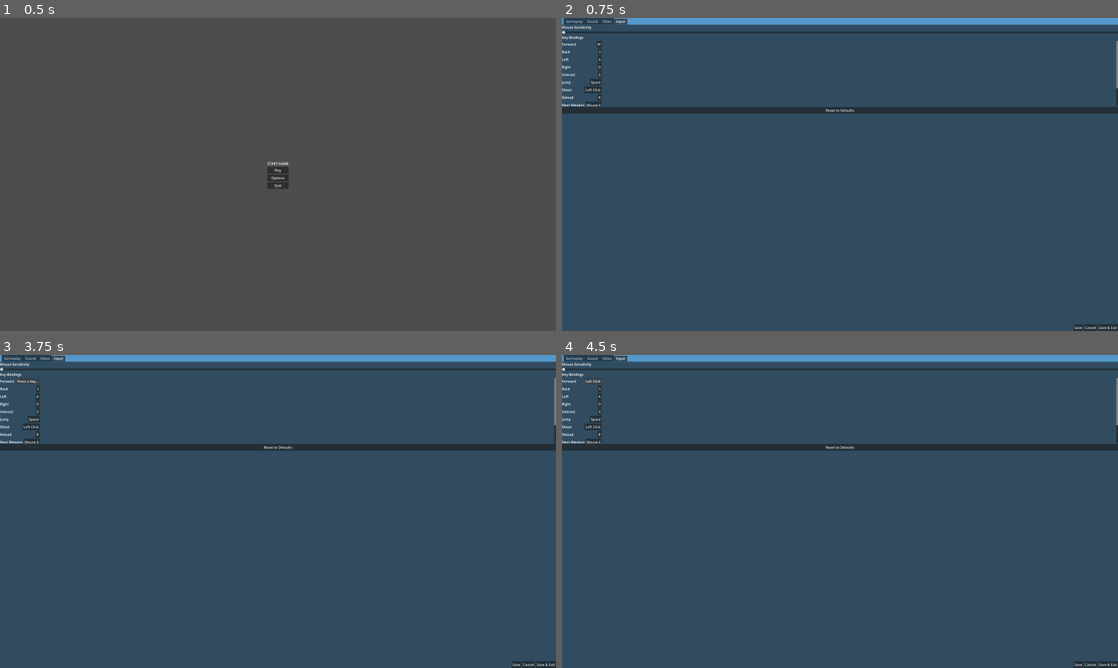
Above: before the commit, frames 1-4 (two rows, left to right).
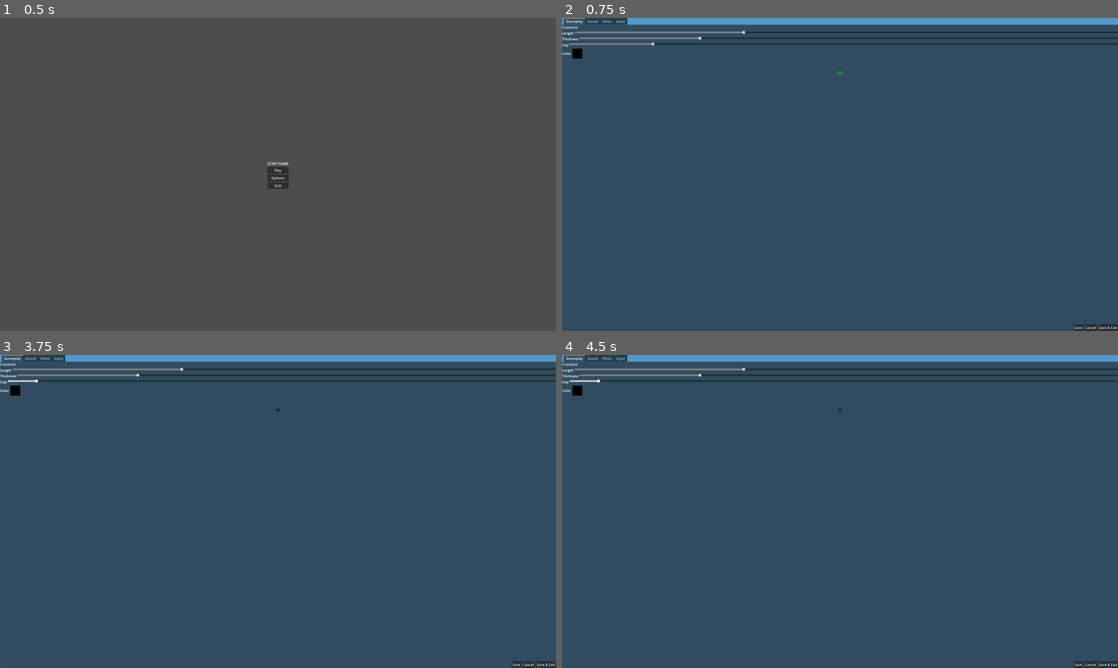
Above: after the commit, the same moments.

Repository: jarodarte/project-simba
Game: Godot game, scene res://game_start.tscn
Two runs of this game, one before a commit and one after it. Both use one fixed random seed, a clock stepped at 60 frames per second and the inputs below. Sound files missing from this copy of the repository are replaced by a short silence.
Inputs (mouse positions are in pixels of both pictures, inside the frame that each line leads up to):
- Up to frame 1 (0.5 s): no input
- Up to frame 2 (0.75 s): click "Options" at 0.5 s
- Up to frame 3 (3.75 s): click "Save" at 1.25 s; click "Play" at 2 s; click "Play" at 2.75 s; click (38, 380) at 3.5 s, where only the run before the commit has a clickable "W"
- Up to frame 4 (4.5 s): click (589, 380) at 4.25 s, where only the run before the commit has a clickable "Press a key..."

Frame 1 is identical in both runs. In frame 2, 4.0% of the frame differs, in the area x 0-100%, y 0-31%; in frame 3, 3.9%; in frame 4, 3.9%.

Commit message:
crosshair configurator
implemented a crosshair configurator with preview

Diff:
--- /dev/null
+++ b/crosshair_preview.gd
@@ -0,0 +1,25 @@
+extends Control
+
+var length: float = 10.0
+var thickness: float = 3.0
+var gap: float = 3.0
+var color: Color = Color.GREEN
+
+func _draw() -> void:
+	var center = size / 2.0
+
+	# Right
+	draw_rect(Rect2(center.x + gap, center.y - thickness / 2.0, length, thickness), color)
+	# Left
+	draw_rect(Rect2(center.x - gap - length, center.y - thickness / 2.0, length, thickness), color)
+	# Up
+	draw_rect(Rect2(center.x - thickness / 2.0, center.y - gap - length, thickness, length), color)
+	# Down
+	draw_rect(Rect2(center.x - thickness / 2.0, center.y + gap, thickness, length), color)
+
+func update_preview(new_length: float, new_thickness: float, new_gap: float, new_color: Color) -> void:
+	length = new_length
+	thickness = new_thickness
+	gap = new_gap
+	color = new_color
+	queue_redraw()
--- a/hud.gd
+++ b/hud.gd
@@ -10,10 +10,10 @@
 @onready var settings_menu = $PauseMenu/SettingsMenu
 @onready var wave_start_label = $Control/WaveStartLabel
 
-var crosshair_length: float = 10
-var crosshair_thickness: float = 3
-var crosshair_gap: float = 3
-var crosshair_color: Color = Color.GREEN
+var crosshair_length: float = SettingsManager.crosshair_length
+var crosshair_thickness: float = SettingsManager.crosshair_thickness
+var crosshair_gap: float = SettingsManager.crosshair_gap
+var crosshair_color: Color = SettingsManager.crosshair_color
 var _tween: Tween
 
 func update_points(new_points: int):
@@ -62,6 +62,15 @@
 	down.color = crosshair_color
 	crosshair.add_child(down)
 
+func rebuild_crosshair(length: float, thickness: float, gap: float, color: Color) -> void:
+	for item in crosshair.get_children():
+		item.queue_free()
+	crosshair_length = length
+	crosshair_thickness = thickness
+	crosshair_gap = gap
+	crosshair_color = color
+	build_crosshair()
+
 func toggle_pause():
 	get_tree().paused = !get_tree().paused
 	if get_tree().paused:
@@ -80,6 +89,7 @@
 	GameManager.health_changed.connect(update_health)
 	GameManager.wave_started.connect(_on_wave_started)
 	GameManager.weapon_ui_update.connect(update_weapon_ui)
+	settings_menu.crosshair_updated.connect(rebuild_crosshair)
 	update_points(GameManager.points)
 	update_health(GameManager.health)
 	_on_wave_started(GameManager.current_wave)
@@ -87,6 +97,7 @@
 
 func _on_options_button_pressed() -> void:
 	settings_menu.visible = true
+	settings_menu.load_crosshair_settings(crosshair_length, crosshair_thickness, crosshair_gap, crosshair_color)
 
 func _on_quit_button_pressed() -> void:
 	get_tree().quit()
--- a/settings_manager.gd
+++ b/settings_manager.gd
@@ -7,6 +7,10 @@
 var keybindings: Dictionary = {}
 var resolution: int = 1
 var resolutions = [Vector2i(1280, 720),Vector2i(1920, 1080), Vector2i(2560, 1440), Vector2i(3840, 2160)]
+var crosshair_length: float = 10.0
+var crosshair_thickness: float = 3.0
+var crosshair_gap: float = 3.0
+var crosshair_color: Color = Color.GREEN
 
 func _ready() -> void:
 	load_settings()
@@ -17,6 +21,10 @@
 	config.set_value("sound","sound_volume", sound_volume)
 	config.set_value("controls","keybinds", keybindings)
 	config.set_value("video","resolution", resolution)
+	config.set_value("crosshair", "length", crosshair_length)
+	config.set_value("crosshair", "thickness", crosshair_thickness)
+	config.set_value("crosshair", "gap", crosshair_gap)
+	config.set_value("crosshair", "color", crosshair_color)
 	config.save(SAVE_PATH)
 	_apply_settings()
 
@@ -28,6 +36,10 @@
 	sound_volume = config.get_value("sound","sound_volume", 0.5)
 	keybindings = config.get_value("controls","keybinds", {})
 	resolution = config.get_value("video","resolution", 1)
+	crosshair_length = config.get_value("crosshair", "length", 10.0)
+	crosshair_thickness = config.get_value("crosshair", "thickness", 3.0)
+	crosshair_gap = config.get_value("crosshair", "gap", 3.0)
+	crosshair_color = config.get_value("crosshair", "color", Color.GREEN)
 	_apply_settings()
 
 func _apply_settings() ->void:
--- a/settings_menu.gd
+++ b/settings_menu.gd
@@ -10,8 +10,22 @@
 @onready var save_button = $HBoxContainer/Save
 @onready var cancel_button = $HBoxContainer/Cancel
 @onready var save_exit_button = $HBoxContainer/SaveExit
+@onready var length_slider = $TabContainer/Gameplay/HBoxContainer/LengthSlider
+@onready var thickness_slider = $TabContainer/Gameplay/HBoxContainer2/ThicknessSlider
+@onready var gap_slider = $TabContainer/Gameplay/HBoxContainer3/GapSlider
+@onready var color_picker = $TabContainer/Gameplay/HBoxContainer4/ColorPicker
+@onready var crosshair_preview = $TabContainer/Gameplay/CrosshairPreview
+
+signal crosshair_updated(length: float, thickness: float, gap: float, color: Color)
 
 var listening_for: String = ""
+
+func load_crosshair_settings(length: float, thickness: float, gap: float, color: Color) -> void:
+	length_slider.value = length
+	thickness_slider.value = thickness
+	gap_slider.value = gap
+	color_picker.color = color
+	crosshair_preview.update_preview(length, thickness, gap, color)
 
 func _ready() -> void:
 	option_button.add_item("720p", 0)
@@ -21,22 +35,28 @@
 	sens_slider.value = SettingsManager.mouse_sensitivity
 	volume_slider.value = SettingsManager.sound_volume
 	option_button.selected = SettingsManager.resolution
+	length_slider.value_changed.connect(_on_preview_control_changed)
+	thickness_slider.value_changed.connect(_on_preview_control_changed)
+	gap_slider.value_changed.connect(_on_preview_control_changed)
+	color_picker.color_changed.connect(_on_preview_control_changed)
 	_build_action_list()
 
 func _on_save_pressed() -> void:
 	SettingsManager.mouse_sensitivity = sens_slider.value
 	SettingsManager.sound_volume = volume_slider.value
 	SettingsManager.resolution = option_button.selected
+	SettingsManager.crosshair_color = color_picker.color
+	SettingsManager.crosshair_length = length_slider.value
+	SettingsManager.crosshair_thickness = thickness_slider.value
+	SettingsManager.crosshair_gap = gap_slider.value
+	emit_signal("crosshair_updated", length_slider.value, thickness_slider.value, gap_slider.value, color_picker.color)
 	SettingsManager.save_settings()
 
 func _on_cancel_pressed() -> void:
 	visible = false
 
 func _on_save_exit_pressed() -> void:
-	SettingsManager.mouse_sensitivity = sens_slider.value
-	SettingsManager.sound_volume = volume_slider.value
-	SettingsManager.resolution = option_button.selected
-	SettingsManager.save_settings()
+	_on_save_pressed()
 	visible = false
 
 func _build_action_list() -> void:
@@ -110,3 +130,6 @@
 	listening_for = ""
 	_build_action_list()
 	get_viewport().set_input_as_handled()
+
+func _on_preview_control_changed(_value) -> void:
+	crosshair_preview.update_preview(length_slider.value, thickness_slider.value, gap_slider.value, color_picker.color)
--- a/settings_menu.tscn
+++ b/settings_menu.tscn
@@ -1,6 +1,7 @@
 [gd_scene format=3 uid="uid://bfporapnlqw7f"]
 
 [ext_resource type="Script" uid="uid://c2travk0sn8ds" path="res://settings_menu.gd" id="1_ufg0w"]
+[ext_resource type="Script" uid="uid://4f0jxsehmcj2" path="res://crosshair_preview.gd" id="2_0cmel"]
 
 [node name="SettingsMenu" type="Control" unique_id=1083175389]
 layout_mode = 3
@@ -27,16 +28,72 @@
 anchor_bottom = 1.0
 grow_horizontal = 2
 grow_vertical = 2
-current_tab = 3
+current_tab = 0
 
 [node name="Gameplay" type="VBoxContainer" parent="TabContainer" unique_id=381521575]
-visible = false
 layout_mode = 2
 metadata/_tab_index = 0
 
 [node name="Label" type="Label" parent="TabContainer/Gameplay" unique_id=1323502424]
 layout_mode = 2
-text = "Coming Soon..."
+text = "Crosshair"
+
+[node name="HBoxContainer" type="HBoxContainer" parent="TabContainer/Gameplay" unique_id=1470633024]
+layout_mode = 2
+
+[node name="Label" type="Label" parent="TabContainer/Gameplay/HBoxContainer" unique_id=1161657994]
+layout_mode = 2
+text = "Length"
+
+[node name="LengthSlider" type="HSlider" parent="TabContainer/Gameplay/HBoxContainer" unique_id=696729788]
+layout_mode = 2
+size_flags_horizontal = 3
+min_value = 1.0
+max_value = 30.0
+value = 10.0
+
+[node name="HBoxContainer2" type="HBoxContainer" parent="TabContainer/Gameplay" unique_id=407294809]
+layout_mode = 2
+
+[node name="Label" type="Label" parent="TabContainer/Gameplay/HBoxContainer2" unique_id=850736559]
+layout_mode = 2
+text = "Thickness"
+
+[node name="ThicknessSlider" type="HSlider" parent="TabContainer/Gameplay/HBoxContainer2" unique_id=1366293553]
+layout_mode = 2
+size_flags_horizontal = 3
+min_value = 1.0
+max_value = 10.0
+value = 3.0
+
+[node name="HBoxContainer3" type="HBoxContainer" parent="TabContainer/Gameplay" unique_id=1937246159]
+layout_mode = 2
+
+[node name="Label" type="Label" parent="TabContainer/Gameplay/HBoxContainer3" unique_id=438487904]
+layout_mode = 2
+text = "Gap"
+
+[node name="GapSlider" type="HSlider" parent="TabContainer/Gameplay/HBoxContainer3" unique_id=1142042818]
+layout_mode = 2
+size_flags_horizontal = 3
+max_value = 20.0
+value = 3.0
+
+[node name="HBoxContainer4" type="HBoxContainer" parent="TabContainer/Gameplay" unique_id=767118676]
+layout_mode = 2
+
+[node name="Label" type="Label" parent="TabContainer/Gameplay/HBoxContainer4" unique_id=1908842065]
+layout_mode = 2
+text = "Color"
+
+[node name="ColorPicker" type="ColorPickerButton" parent="TabContainer/Gameplay/HBoxContainer4" unique_id=744568790]
+custom_minimum_size = Vector2(50, 50)
+layout_mode = 2
+
+[node name="CrosshairPreview" type="Control" parent="TabContainer/Gameplay" unique_id=1329418714]
+custom_minimum_size = Vector2(0, 120)
+layout_mode = 2
+script = ExtResource("2_0cmel")
 
 [node name="Sound" type="VBoxContainer" parent="TabContainer" unique_id=2022532711]
 visible = false
@@ -65,6 +122,7 @@
 layout_mode = 2
 
 [node name="Input" type="VBoxContainer" parent="TabContainer" unique_id=898144342]
+visible = false
 layout_mode = 2
 metadata/_tab_index = 3
 
Not shown, added: crosshair_preview.gd.uid
